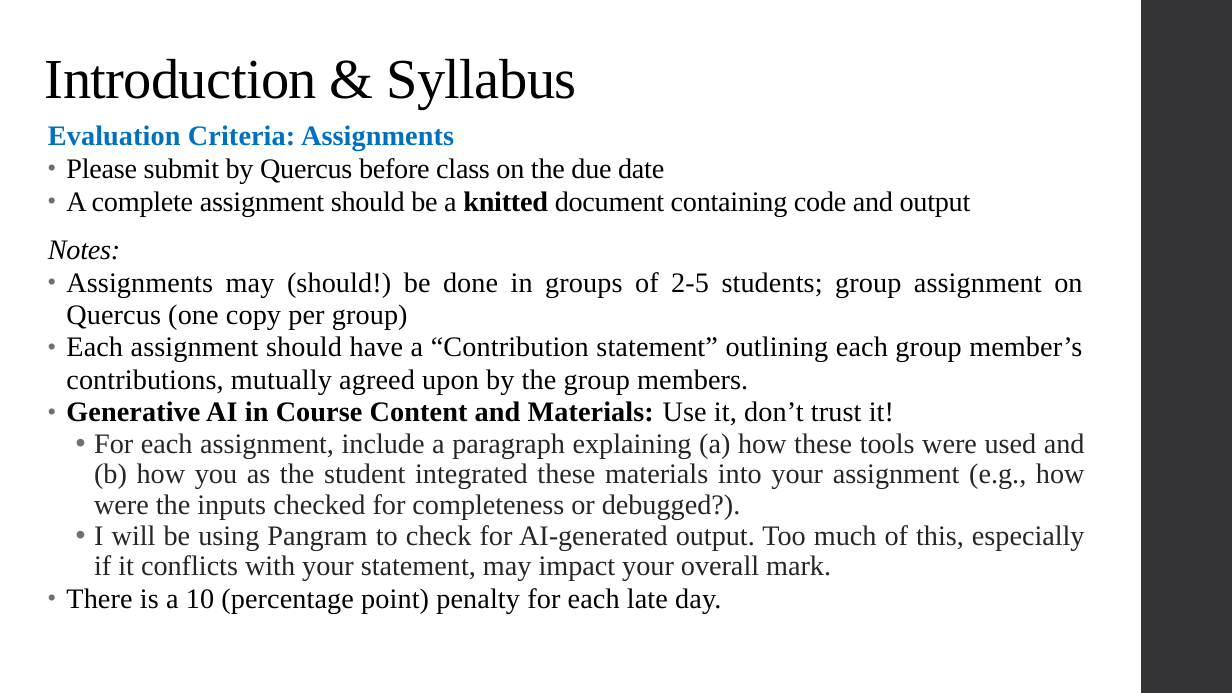
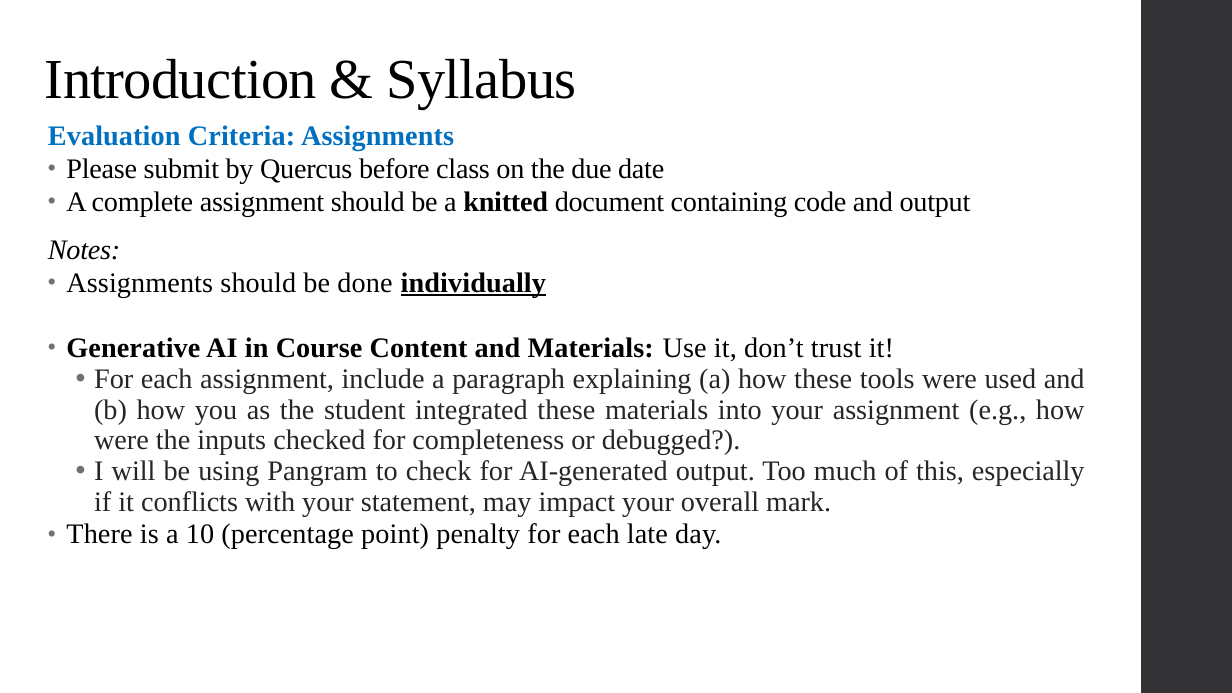
Before and after one commit to alex-hoagland/HAD5744, a slide deck: slide 8 of Lecture01_Introduction/Lecture1_Frameworks.pptx. Drawn at 1232x693 pixels with LibreOffice and Linux fonts; fonts in the diff are those of the drawing. Boxes give left, top, right and bottom in pixels: in the first picture for what was removed or moved away, otherwise in the second. Text is boxed around its words. In the diff, an @@ line names an element or a change of style, - is before the commit and + after.

Commit message:
update assignment text

```diff
--- a/Lecture01_Introduction/Lecture1_Frameworks.pptx
+++ b/Lecture01_Introduction/Lecture1_Frameworks.pptx
@@ text at (x1=66, y1=272, x2=546, y2=297): text changed @@
-• Assignments may (should!) be done in groups of 2-5 students; group assignment on Quercus (one copy per group)
-• Each assignment should have a “Contribution statement” outlining each group member’s contributions, mutually agreed upon by the group members.
+• Assignments should be done individually
```
Also in this commit, not shown: 4 other slides changed, 8 other files.
